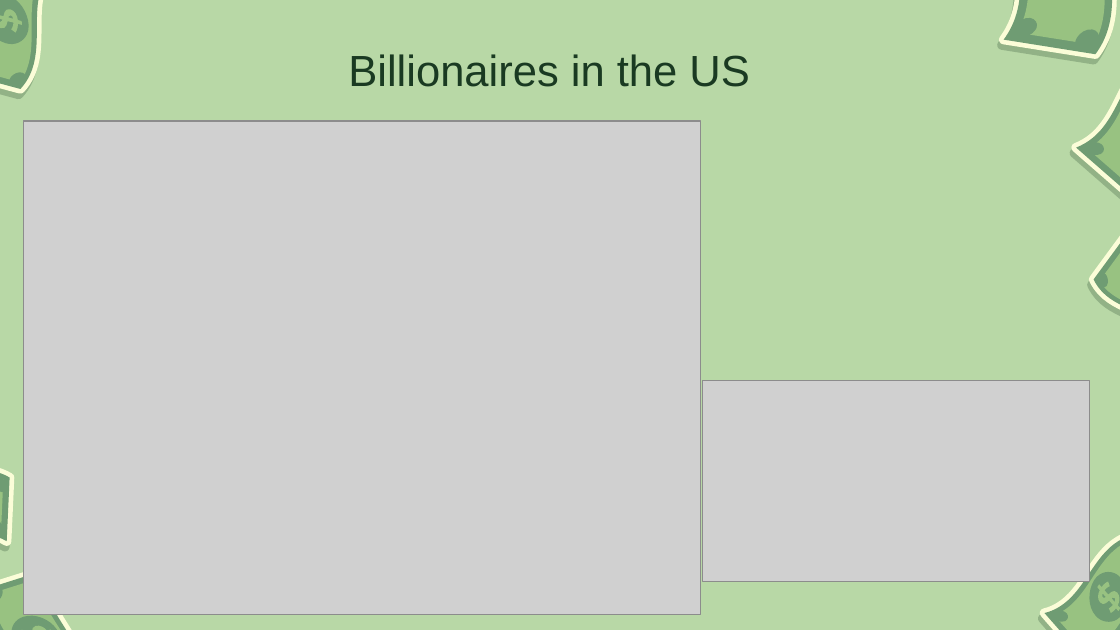
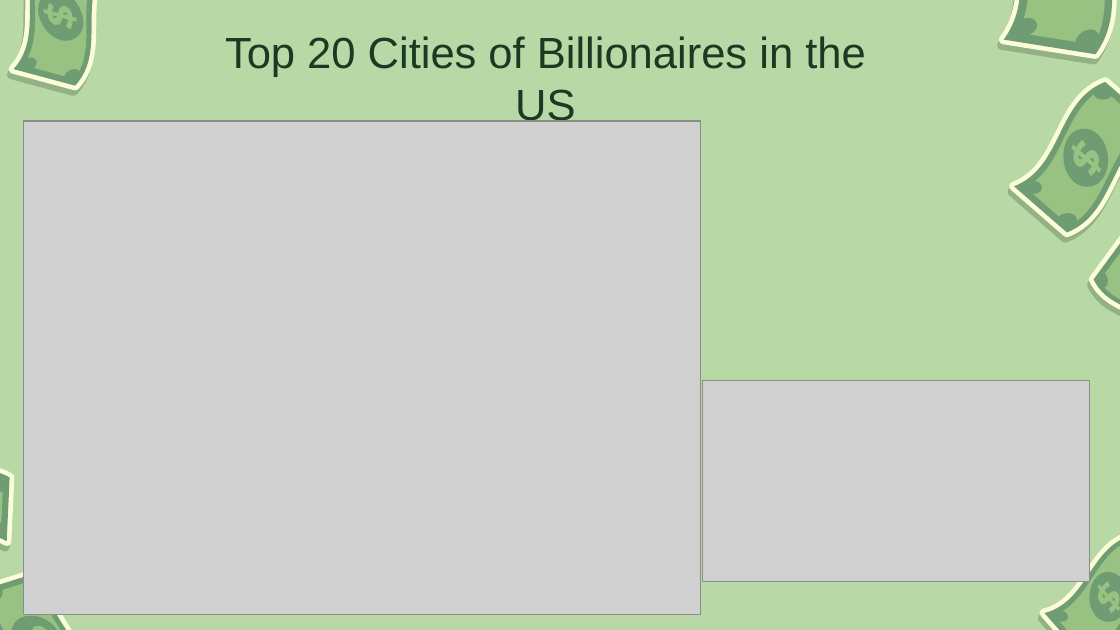
Before and after one commit to gialiubc/project_1, a slide deck: slide 6 of gia/who_are_the_billionaires.pptx. Drawn at 1120x630 pixels with LibreOffice and Linux fonts; fonts in the diff are those of the drawing; grey boxes stand for pictures; background and template pictures are left out. Boxes give left, top, right and bottom in pixels: in the first picture for what was removed or moved away, otherwise in the second. Text is boxed around its words. In the diff, an @@ line names an element or a change of style, - is before the commit and + after.

```diff
--- a/gia/who_are_the_billionaires.pptx
+++ b/gia/who_are_the_billionaires.pptx
@@ 6 freeform shapes: place and size @@
-6 freeform shapes at [0, 0, 76, 100]
+6 freeform shapes at [0, 0, 131, 97]
@@ freeform shape added at [18, 54, 39, 75], fill #6F9C73 @@
@@ text at [225, 36, 865, 129]: text changed @@
-Billionaires in the US
+Top 20 Cities of Billionaires in the US
@@ 5 freeform shapes: place and size @@
-5 freeform shapes at [1059, 33, 1120, 204]
+5 freeform shapes at [997, 72, 1120, 243]
@@ freeform shape added at [1091, 81, 1115, 105], fill #6F9C73 @@
@@ freeform shape: place and size @@
-freeform shape at [1110, 81, 1120, 158]
+freeform shape at [1047, 119, 1120, 197]
@@ freeform shape added at [1065, 135, 1108, 180], fill #98C281 @@
```
Also in this commit, not shown: 10 other slides changed.
